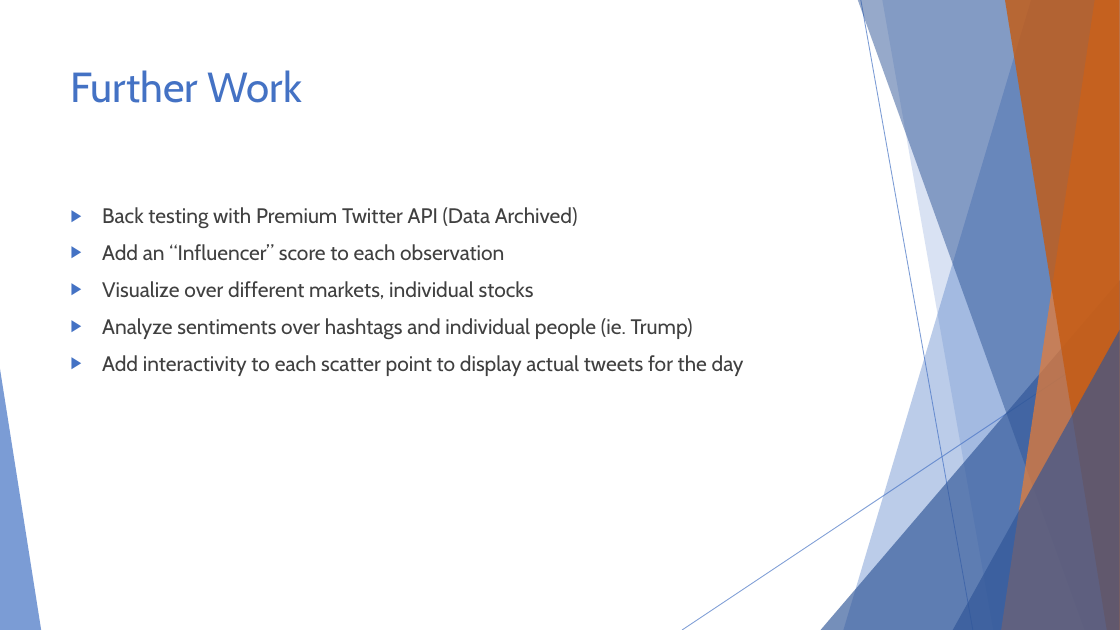
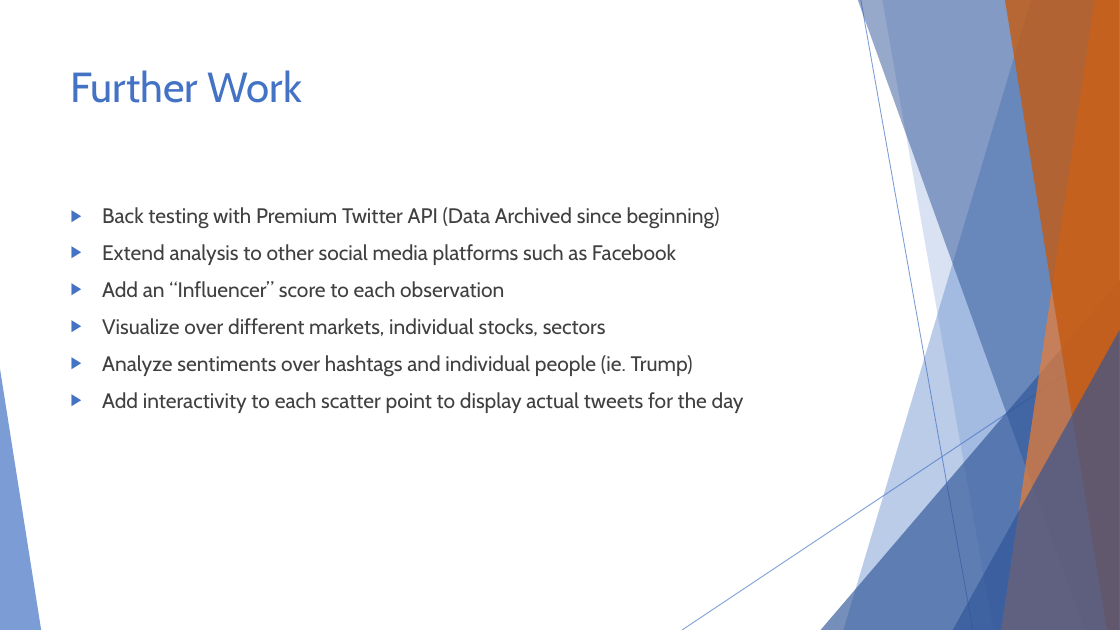
Before and after one commit to anselm0/project-one, a slide deck: slide 13 of data_project_soakk.pptx (slide 12 before the commit). Drawn at 1120x630 pixels with LibreOffice and Linux fonts; fonts in the diff are those of the drawing. Boxes give left, top, right and bottom in pixels: in the first picture for what was removed or moved away, otherwise in the second. Text is boxed around its words. In the diff, an @@ line names an element or a change of style, - is before the commit and + after.

```diff
--- a/data_project_soakk.pptx
+++ b/data_project_soakk.pptx
@@ text at box(102, 207, 720, 265): text changed @@
-▶ Back testing with Premium Twitter API (Data Archived)
+▶ Back testing with Premium Twitter API (Data Archived since beginning)
+▶ Extend analysis to other social media platforms such as Facebook
@@ text at box(102, 318, 606, 336): text changed @@
-▶ Visualize over different markets, individual stocks
+▶ Visualize over different markets, individual stocks, sectors
```
Also in this commit, not shown: 1 other slide changed, 1 slide added, 1 other file.
